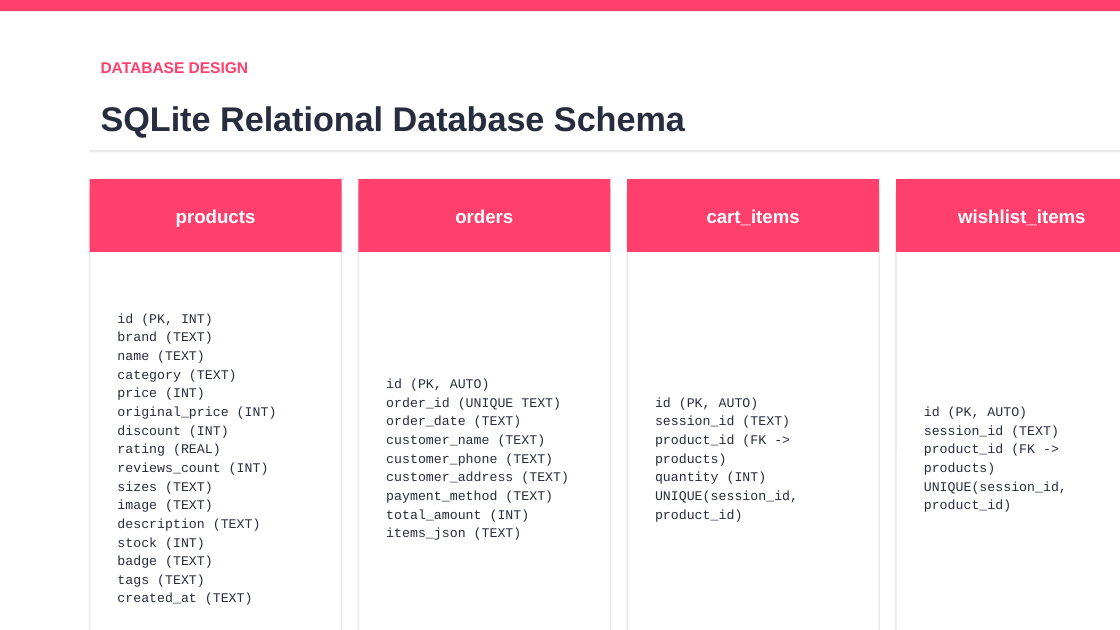
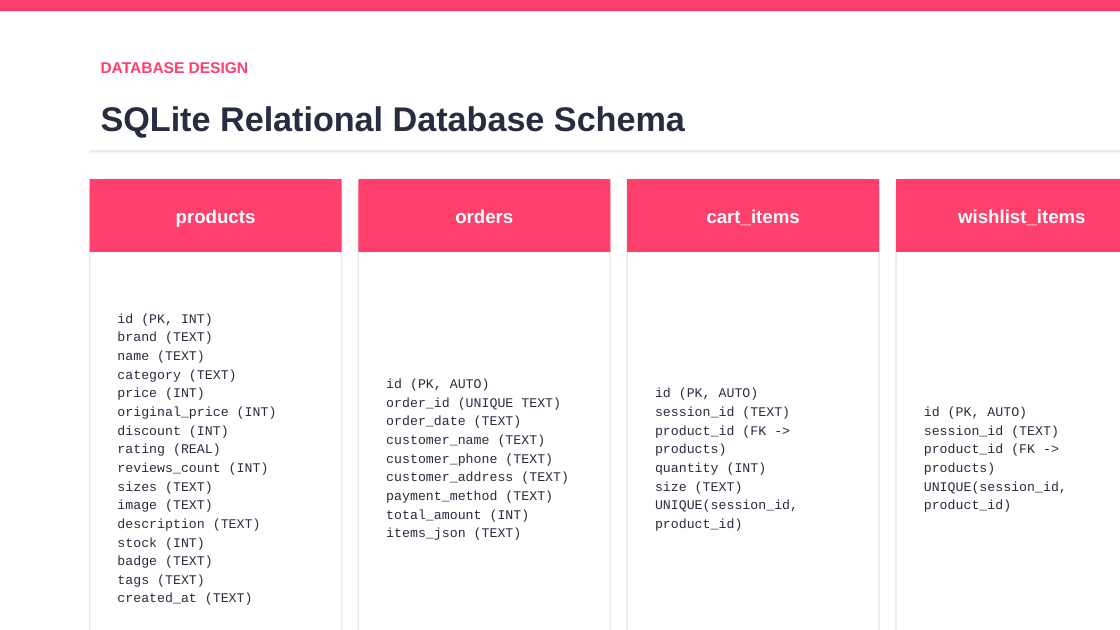
Before and after one commit to krishabh7928-jpg/meesho-clone-, a slide deck: slide 6 of Myntra_Fashion_BTech_Project_Presentation.pptx. Drawn at 1120x630 pixels with LibreOffice and Linux fonts; fonts in the diff are those of the drawing. Boxes give left, top, right and bottom in pixels: in the first picture for what was removed or moved away, otherwise in the second. Text is boxed around its words. In the diff, an @@ line names an element or a change of style, - is before the commit and + after.

```diff
--- a/Myntra_Fashion_BTech_Project_Presentation.pptx
+++ b/Myntra_Fashion_BTech_Project_Presentation.pptx
@@ text at <box>655,481,743,494</box>: paragraph added @@
+size (TEXT)
```
Also in this commit, not shown: 6 other slides changed, 16 other files.
